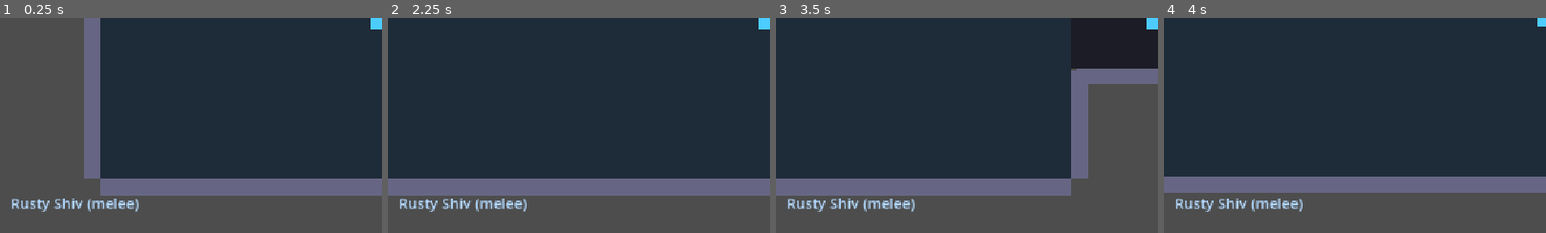
Above: before the commit, frames 1-4 (left to right).
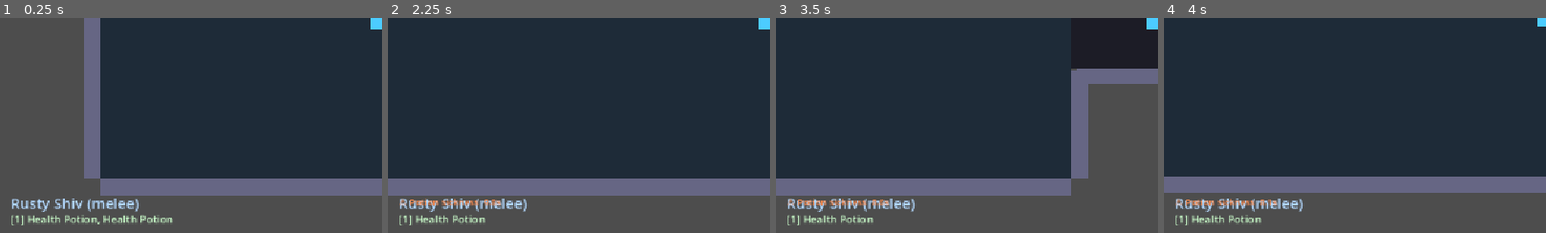
Above: after the commit, the same moments.

Repository: nderman/dungeon-grinder-cal
Game: Godot game, scene res://Floor.tscn
Two runs of this game, one before a commit and one after it. Both use one fixed random seed, a clock stepped at 60 frames per second and the inputs below.
Inputs (mouse positions are % of the whole screen's width and height, from its top left):
- Up to frame 1 (0.25 s): no input
- Up to frame 2 (2.25 s): tap Enter (ui_accept) at 0.5, 0.77, 1.07 s; move the mouse to (72, 45) at 0.52 s; press the mouse at (72, 45) at 0.53 s; hold D (move_right) 0.53-1.25 s; tap E (interact) at 0.8 s; release the mouse at (72, 45) at 1.25 s; drag from (30, 55) to (45, 70) at 1.27 s; move the mouse to (60, 28) at 2.02 s; hold D (move_right) from 2.03 s (still down); hold 1 (use_item) from 2.03 s (still down)
- Up to frame 3 (3.5 s): tap Enter (ui_accept) at 2.3 s; release D (move_right) at 2.75 s; release 1 (use_item) at 2.75 s; drag from (45, 70) to (20, 35) at 2.77 s
- Up to frame 4 (4 s): move the mouse to (80, 65) at 3.52 s; hold A (move_left) from 3.53 s (still down); hold E (interact) from 3.53 s (still down); tap Down (aim_down) at 3.6 s; tap Enter (ui_accept) at 3.77 s
The pictures show only the part of the screen within x 0-50%, y 50-100%; the shares and areas given below are measured in that part.

The runs differ from the first frame. In frame 1, 0.9% of the frame differs, in the area x 3-46%, y 91-97%; in frame 2, 0.9%, in the area x 3-30%, y 84-97%; in frame 3, 0.9%; in frame 4, 0.9%.

Commit message:
Potion sickness + more potions: CON-scaled cool-down, poison-on-double-dip, HUD indicator
DCC potion model: any potion starts a cool-down (12 − 0.4·CON, floored 2.5s —
higher CON, shorter wait). Drink another potion of any kind before it clears
and you're Poisoned: a DoT ticking ~4%/s of max HP for 5s that bypasses armour
and i-frames (HealthComponent.apply_dot). The drink still applies its effect, so
it's an emergency risk/reward rather than a hard block.

New consumables: Greater Health Potion (tier 2+, ~2.25× heal) and Antidote
(cures Poison, deliberately exempt from the cool-down so it can't re-poison while
curing). Runs now start with 2 Health Potions so early floors aren't dry. A
code-built "⚠ Potion sickness Ns" indicator sits above the quick bar.

consumable_effect() is now effect-keyed (heal/mana/cure_poison) instead of
stat-keyed. Deduped the HP-mutation core of take_damage()/apply_dot() into a
shared _deal() (callers keep their own DR/i-frame policy).

Known caveat: quick bar is still FIFO, so the antidote can't be picked on
demand yet — the player-assigned hotbar (abilities arc) fixes that.

Co-Authored-By: Claude Opus 4.8 (1M context) <noreply@anthropic.com>

Diff:
--- a/game-client/components/HealthComponent.gd
+++ b/game-client/components/HealthComponent.gd
@@ -42,14 +42,25 @@
 func take_damage(amount: float) -> void:
 	if amount <= 0.0 or current_hearts <= 0.0 or _invuln:
 		return
+	_deal(amount)
+	if is_player and current_hearts > 0.0 and iframe_seconds > 0.0:
+		_grant_iframes()
+
+# Damage-over-time (poison): bypasses i-frames AND armour — it's already inside you. Still counts
+# toward death and the HUD, but never grants the post-hit i-frame window a normal hit would.
+func apply_dot(amount: float) -> void:
+	if amount <= 0.0 or current_hearts <= 0.0:
+		return
+	_deal(amount)
+
+# Shared HP mutation: clamp, signal the HUD, fire death. Callers decide DR/i-frame policy.
+func _deal(amount: float) -> void:
 	current_hearts = clampf(current_hearts - amount, 0.0, max_hearts)
 	health_changed.emit(current_hearts, max_hearts)
 	if is_player:
 		SignalBus.player_damaged.emit(int(ceil(current_hearts)))
 	if current_hearts <= 0.0:
 		_on_cancelled()
-	elif is_player and iframe_seconds > 0.0:
-		_grant_iframes()
 
 func is_invulnerable() -> bool:
 	return _invuln
--- a/game-client/data/LootData.gd
+++ b/game-client/data/LootData.gd
@@ -44,8 +44,10 @@
 
 # id -> { name, tags (stat affinities), min_tier, slot (gear) | kind:"consumable" }
 const ITEMS := {
-	"health_potion":       {"name": "Health Potion",                "tags": ["CON"],        "min_tier": 0, "kind": "consumable"},
-	"mana_battery":        {"name": "Mana Battery",                 "tags": ["INT"],        "min_tier": 0, "kind": "consumable"},
+	"health_potion":       {"name": "Health Potion",                "tags": ["CON"],        "min_tier": 0, "kind": "consumable", "potion": true},
+	"greater_health_potion": {"name": "Greater Health Potion",      "tags": ["CON"],        "min_tier": 2, "kind": "consumable", "potion": true},
+	"mana_battery":        {"name": "Mana Battery",                 "tags": ["INT"],        "min_tier": 0, "kind": "consumable", "potion": true},
+	"antidote":            {"name": "Antidote",                     "tags": [],             "min_tier": 1, "kind": "consumable"},
 	"scrap_helm":          {"name": "Scrap Helm",                   "tags": ["CON"],        "min_tier": 0, "slot": "Head"},
 	"grip_gloves":         {"name": "Grip Gloves",                  "tags": ["STR"],        "min_tier": 0, "slot": "Hands"},
 	"spiked_pauldrons":    {"name": "Spiked Pauldrons",             "tags": ["STR"],        "min_tier": 0, "slot": "Chest"},
@@ -93,15 +95,21 @@
 func rarity_name(r: int) -> String:
 	return RARITY_NAMES[clampi(r, 0, RARITY_NAMES.size() - 1)]
 
-# --- Consumables (unchanged: CON→heal, INT→mana, scaled by box tier) ---------------------------
+# --- Consumables (effect + amount scale with box tier) -----------------------------------------
 
+# {effect: "heal"|"mana"|"cure_poison", amount}. Higher box tiers brew stronger potions.
 func consumable_effect(id: String, tier: int) -> Dictionary:
-	var tags: Array = ITEMS.get(id, {}).get("tags", [])
-	if "CON" in tags:
-		return {"stat": "CON", "amount": (1 + tier) * 20}
-	if "INT" in tags:
-		return {"stat": "INT", "amount": (1 + tier) * 10}
-	return {"stat": "", "amount": 0}
+	match id:
+		"health_potion":         return {"effect": "heal", "amount": (1 + tier) * 20}
+		"greater_health_potion": return {"effect": "heal", "amount": (1 + tier) * 45}
+		"mana_battery":          return {"effect": "mana", "amount": (1 + tier) * 10}
+		"antidote":              return {"effect": "cure_poison", "amount": 0}
+	return {"effect": "", "amount": 0}
+
+# Potions share the DCC "potion sickness" cool-down — drink one before it's up and you get Poisoned.
+# The antidote (the cure) is deliberately exempt, so it can never re-poison you while clearing it.
+func is_potion(id: String) -> bool:
+	return bool(ITEMS.get(id, {}).get("potion", false))
 
 # --- Rolling -----------------------------------------------------------------------------------
 
--- a/game-client/entities/player/Player.gd
+++ b/game-client/entities/player/Player.gd
@@ -39,6 +39,14 @@
 var _melee_fx: MeleeSwing            # reused sweep VFX, created on spawn
 var _inventory_panel: InventoryPanel  # toggled with the inventory key
 
+# Potion sickness: drinking a potion before its cool-down (GameManager) ends inflicts Poison —
+# a DoT that ticks a % of max HP, ignoring armour/i-frames. Antidote clears it.
+const POISON_DURATION := 5.0
+const POISON_INTERVAL := 1.0
+const POISON_PCT_PER_TICK := 0.04    # ~20% of max HP over the full 5s if left untreated
+var _poison_ticks: int = 0
+var _poison_accum: float = 0.0
+
 func _ready() -> void:
 	add_to_group("player")
 	_initialize_contestant()
@@ -87,6 +95,7 @@
 	base_speed = 300.0 + (current_stats["DEX"] * 12.5)
 
 func _physics_process(delta: float) -> void:
+	_tick_poison(delta)
 	if _is_dashing:
 		move_comp.apply_dash_friction(delta)
 		return
@@ -233,11 +242,39 @@
 
 # Use a consumable from the quick bar — CON potions heal hearts, INT batteries restore mana.
 # Magnitude scales with the box tier the item came from.
-func apply_consumable(id: String, tier: int) -> void:
+# The effect still applies even when sickness is induced (DCC: the potion works, you just get
+# Poisoned for double-dipping). induces_sickness comes from GameManager's potion cool-down.
+func apply_consumable(id: String, tier: int, induces_sickness: bool = false) -> void:
 	var e := LootData.consumable_effect(id, tier)
-	match e["stat"]:
-		"CON": health_comp.heal(int(e["amount"]))
-		"INT": mana_comp.restore_mana(int(e["amount"]))
+	match e.get("effect", ""):
+		"heal": health_comp.heal(int(e["amount"]))
+		"mana": mana_comp.restore_mana(int(e["amount"]))
+		"cure_poison":
+			if _poison_ticks > 0:
+				_clear_poison()
+			else:
+				SignalBus.toast.emit("Nothing to cure.", global_position)
+	if induces_sickness:
+		_apply_poison()
+
+func _apply_poison() -> void:
+	_poison_ticks = int(POISON_DURATION / POISON_INTERVAL)
+	_poison_accum = 0.0
+	SignalBus.toast.emit("Potion Sickness — Poisoned!", global_position)
+
+func _clear_poison() -> void:
+	_poison_ticks = 0
+	SignalBus.toast.emit("Antidote — cured!", global_position)
+
+# Ticks poison damage on the interval; a % of max HP so it scales with the contestant.
+func _tick_poison(delta: float) -> void:
+	if _poison_ticks <= 0 or not _alive:
+		return
+	_poison_accum += delta
+	if _poison_accum >= POISON_INTERVAL:
+		_poison_accum -= POISON_INTERVAL
+		_poison_ticks -= 1
+		health_comp.apply_dot(health_comp.max_hearts * POISON_PCT_PER_TICK)
 
 func _cast_effect(effect_type: String, damage: float) -> void:
 	match effect_type:
--- a/game-client/scripts/autoloads/GameManager.gd
+++ b/game-client/scripts/autoloads/GameManager.gd
@@ -225,6 +225,21 @@
 	quickbar.append({"kind": "consumable", "base": base, "tier": tier})
 	items_changed.emit()
 
+# DCC potion sickness: after any potion there's a cool-down; higher CON shortens it. Drink a potion
+# while it's still ticking and the player is Poisoned (the Player handles the debuff).
+const POTION_CD_BASE := 12.0       # seconds at low CON
+const POTION_CD_PER_CON := 0.4     # shaved per CON point
+const POTION_CD_MIN := 2.5         # floor — a hardy crawler still can't chain-chug instantly
+var _potion_ready_at: float = 0.0  # wall-clock (s) the next potion is safe
+
+func potion_cooldown_seconds() -> float:
+	var con := int(get_effective_stats().get("CON", 4))
+	return maxf(POTION_CD_MIN, POTION_CD_BASE - con * POTION_CD_PER_CON)
+
+# Seconds until a potion is safe again (0 = ready). Drives the HUD sickness indicator.
+func potion_cooldown_remaining() -> float:
+	return maxf(0.0, _potion_ready_at - Time.get_ticks_msec() / 1000.0)
+
 # Use the oldest consumable in the quick bar on the player.
 func use_consumable() -> void:
 	if quickbar.is_empty():
@@ -233,7 +248,13 @@
 	if p == null:
 		return
 	var c: Dictionary = quickbar.pop_front()
-	p.apply_consumable(String(c["base"]), int(c["tier"]))
+	var base := String(c["base"])
+	var sick := false
+	if LootData.is_potion(base):
+		var now := Time.get_ticks_msec() / 1000.0
+		sick = now < _potion_ready_at   # still on cool-down → this drink poisons you
+		_potion_ready_at = now + potion_cooldown_seconds()
+	p.apply_consumable(base, int(c["tier"]), sick)
 	items_changed.emit()
 
 func _ready() -> void:
@@ -310,6 +331,7 @@
 	bag.clear()
 	_item_bonuses.clear()
 	quickbar.clear()
+	_potion_ready_at = 0.0
 	is_run_active = true
 	MetaManager.reset_run_cache()
 	current_run_stats = MetaManager.get_current_contestant_stats(current_race, current_class)
@@ -317,6 +339,9 @@
 	# ranged weapons (and learn spells) as you progress.
 	equipped["Weapon"] = {"kind": "gear", "base": "rusty_shiv", "slot": "Weapon", "rarity": 0, "affixes": []}
 	_recompute_bonuses()
+	# A couple of starter heals so the early floors aren't a dry no-potion grind.
+	quickbar.append({"kind": "consumable", "base": "health_potion", "tier": 0})
+	quickbar.append({"kind": "consumable", "base": "health_potion", "tier": 0})
 	SignalBus.run_started.emit()   # resets per-run achievement dedup
 	SignalBus.xp_changed.emit(xp, xp_to_next(level), level)
 
--- a/game-client/ui/CombatHUD.gd
+++ b/game-client/ui/CombatHUD.gd
@@ -16,6 +16,7 @@
 @onready var boxes_label: Label = $Boxes
 @onready var floor_label: Label = $Floor
 @onready var clock_label: Label = $Clock
+var _potion_cd: Label   # code-built potion-sickness cool-down indicator (above the quick bar)
 
 const SPIKE_TEXT := {
 	"SPEED_DEMON": "SPEED DEMON!", "NEAR_DEATH": "NEAR DEATH!",
@@ -46,7 +47,31 @@
 	_refresh_weapon()
 	_on_boxes(GameManager.earned_loot_boxes.size())
 	ticker.modulate.a = 0.0
+	_build_potion_cd()
 	_bind_player.call_deferred()
+
+# A code-built sickness indicator sitting just above the quick bar. Shows the remaining potion
+# cool-down (drink before it clears → Poisoned); hidden when a potion is safe to drink.
+func _build_potion_cd() -> void:
+	_potion_cd = Label.new()
+	_potion_cd.anchor_top = 1.0
+	_potion_cd.anchor_bottom = 1.0
+	_potion_cd.offset_left = 16.0
+	_potion_cd.offset_top = -58.0
+	_potion_cd.offset_right = 600.0
+	_potion_cd.offset_bottom = -34.0
+	_potion_cd.add_theme_font_size_override("font_size", 14)
+	_potion_cd.modulate = Color(1.0, 0.55, 0.3)
+	_potion_cd.visible = false
+	add_child(_potion_cd)
+
+func _process(_delta: float) -> void:
+	var rem := GameManager.potion_cooldown_remaining()
+	if rem > 0.0:
+		_potion_cd.visible = true
+		_potion_cd.text = "⚠ Potion sickness  %.1fs" % rem
+	elif _potion_cd.visible:
+		_potion_cd.visible = false
 
 # Show the equipped weapon's name + type (e.g. "Rusty Shiv (melee)").
 func _refresh_weapon() -> void:
Not shown, changed: docs/TODO.md
